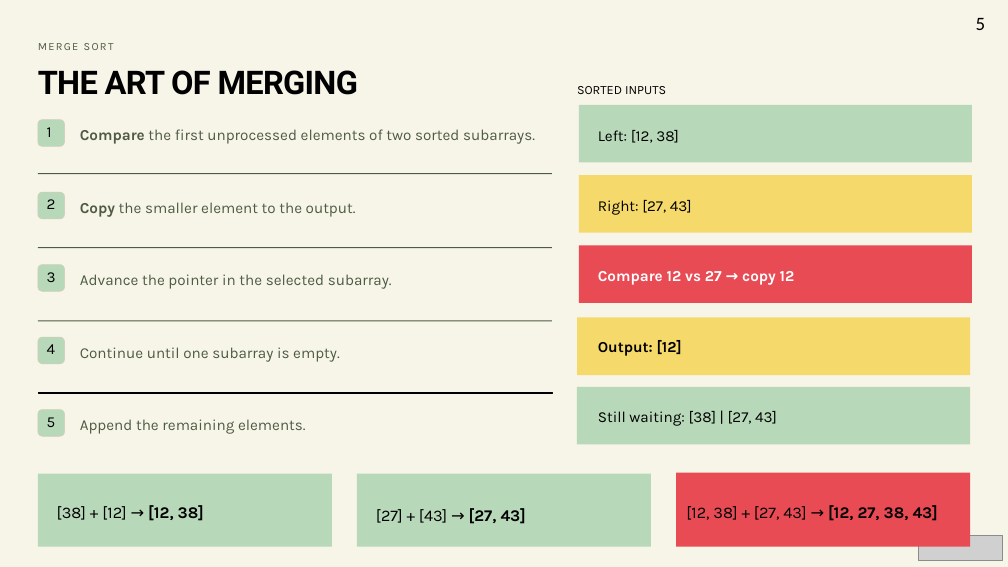
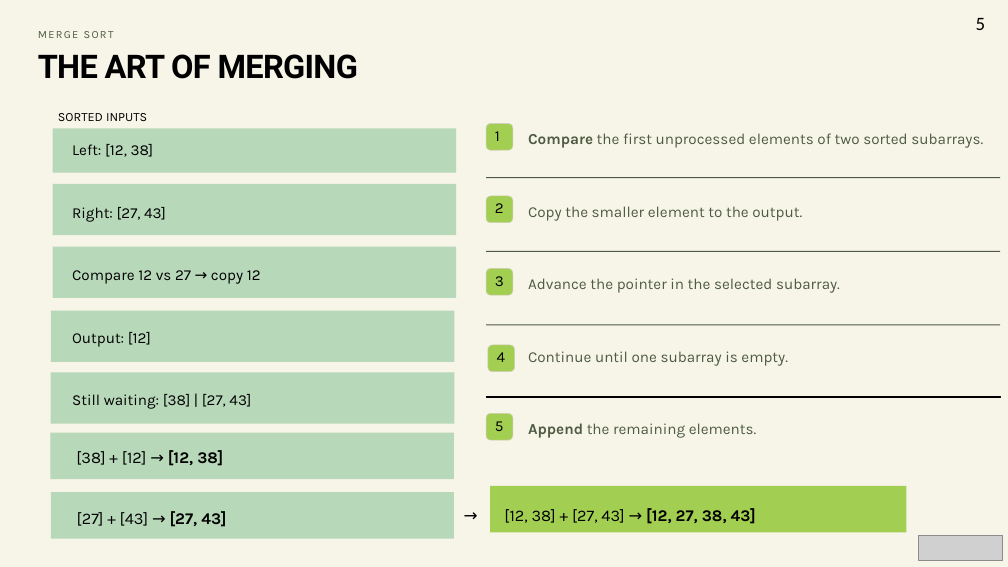
Before and after one commit to Maithilii-d/DAA-Lab, a slide deck: slide 5 of 25070521106_MaithiliDafale_PPT.pptx. Drawn at 1008x567 pixels with LibreOffice and Linux fonts; fonts in the diff are those of the drawing; grey boxes stand for pictures; background and template pictures are left out. Boxes give left, top, right and bottom in pixels: in the first picture for what was removed or moved away, otherwise in the second. Text is boxed around its words. In the diff, an @@ line names an element or a change of style, - is before the commit and + after.

```diff
--- a/25070521106_MaithiliDafale_PPT.pptx
+++ b/25070521106_MaithiliDafale_PPT.pptx
@@ text "MERGE SORT": place and size @@
-text "MERGE SORT" at <box>38,43,114,50</box>
+text "MERGE SORT" at <box>38,31,114,38</box>
@@ text "THE ART OF MERGING": place and size @@
-text "THE ART OF MERGING" at <box>38,70,358,95</box>
+text "THE ART OF MERGING" at <box>38,54,358,79</box>
@@ text "SORTED INPUTS": place and size @@
-text "SORTED INPUTS" at <box>577,86,666,94</box>
+text "SORTED INPUTS" at <box>58,113,147,121</box>
@@ rectangle: place and size @@
-rectangle at <box>579,105,972,163</box>
+rectangle at <box>53,129,457,173</box>
@@ text "Left: [12, 38]": place and size @@
-text "Left: [12, 38]" at <box>598,130,679,143</box>
+text "Left: [12, 38]" at <box>72,144,154,157</box>
@@ rectangle at <box>53,184,457,235</box>: fill #F6D96B to #B8D8BA @@
@@ rectangle: place and size @@
-rectangle at <box>579,175,972,233</box>
+rectangle at <box>53,184,457,235</box>
@@ text "Right: [27, 43]": place and size @@
-text "Right: [27, 43]" at <box>598,200,692,215</box>
+text "Right: [27, 43]" at <box>72,207,166,222</box>
@@ text "Copy the smaller element to ..." at <box>528,206,802,221</box>: bold off in "Copy" @@
@@ rectangle: place and size @@
-rectangle at <box>579,246,972,303</box>
+rectangle at <box>53,247,457,298</box>
@@ rectangle at <box>53,247,457,298</box>: fill #E94B55 to #B8D8BA @@
@@ text "Compare 12 vs 27 → ...": place and size @@
-text "Compare 12 vs 27 → ..." at <box>598,271,795,285</box>
+text "Compare 12 vs 27 → ..." at <box>72,270,261,284</box>
@@ text "Compare 12 vs 27 → ..." at <box>72,270,261,284</box>: text colour #FFFFFF to #000000, bold off @@
@@ rectangle: place and size @@
-rectangle at <box>577,318,970,375</box>
+rectangle at <box>51,311,454,362</box>
@@ rectangle at <box>51,311,454,362</box>: fill #F6D96B to #B8D8BA @@
@@ text "Output: [12]": place and size @@
-text "Output: [12]" at <box>598,340,682,356</box>
+text "Output: [12]" at <box>72,332,151,347</box>
@@ text "Output: [12]" at <box>72,332,151,347</box>: bold off @@
@@ rounded rectangle: place and size @@
-rounded rectangle at <box>38,337,64,364</box>
+rounded rectangle at <box>488,345,514,371</box>
@@ text "4": place and size @@
-text "4" at <box>47,344,56,354</box>
+text "4" at <box>497,352,506,362</box>
@@ rectangle: place and size @@
-rectangle at <box>577,387,970,445</box>
+rectangle at <box>51,372,454,423</box>
@@ text "Still waiting: [38] | [27, ...": place and size @@
-text "Still waiting: [38] | [27, ..." at <box>598,411,777,426</box>
+text "Still waiting: [38] | [27, ..." at <box>72,394,251,409</box>
@@ 9 texts, 4 rectangles, 4 rounded rectangles: place and size @@
-9 texts, 4 rectangles, 4 rounded rectangles at <box>38,119,552,436</box>
+9 texts, 4 rectangles, 4 rounded rectangles at <box>486,123,1000,440</box>
@@ fill #B8D8BA to #A2CF51 in 5 elements at <box>486,123,513,150</box>, <box>486,196,513,222</box>, <box>486,268,513,295</box>, <box>488,345,514,371</box>, <box>486,414,513,440</box> @@
@@ text "Append the remaining elements." at <box>528,423,757,438</box>: bold on in "Append" @@
@@ rectangle: place and size @@
-rectangle at <box>38,474,332,547</box>
+rectangle at <box>51,433,454,479</box>
@@ text "[38] + [12] → [12, ...": place and size @@
-text "[38] + [12] → [12, ..." at <box>57,505,204,521</box>
+text "[38] + [12] → [12, ..." at <box>76,450,223,466</box>
@@ rectangle: place and size @@
-rectangle at <box>357,474,651,547</box>
+rectangle at <box>51,492,454,539</box>
@@ text "[27] + [43] → [27, ...": place and size @@
-text "[27] + [43] → [27, ..." at <box>376,508,526,524</box>
+text "[27] + [43] → [27, ..." at <box>77,511,226,527</box>
@@ text added at <box>457,501,493,529</box>, 16 pt, text #000000 @@
+→
@@ rectangle: place and size @@
-rectangle at <box>676,473,970,547</box>
+rectangle at <box>490,486,907,533</box>
@@ rectangle at <box>490,486,907,533</box>: fill #E94B55 to #A2CF51 @@
@@ text "[12, 38] + [27, 43] ...": place and size @@
-text "[12, 38] + [27, 43] ..." at <box>686,505,938,521</box>
+text "[12, 38] + [27, 43] ..." at <box>504,508,756,524</box>
```
